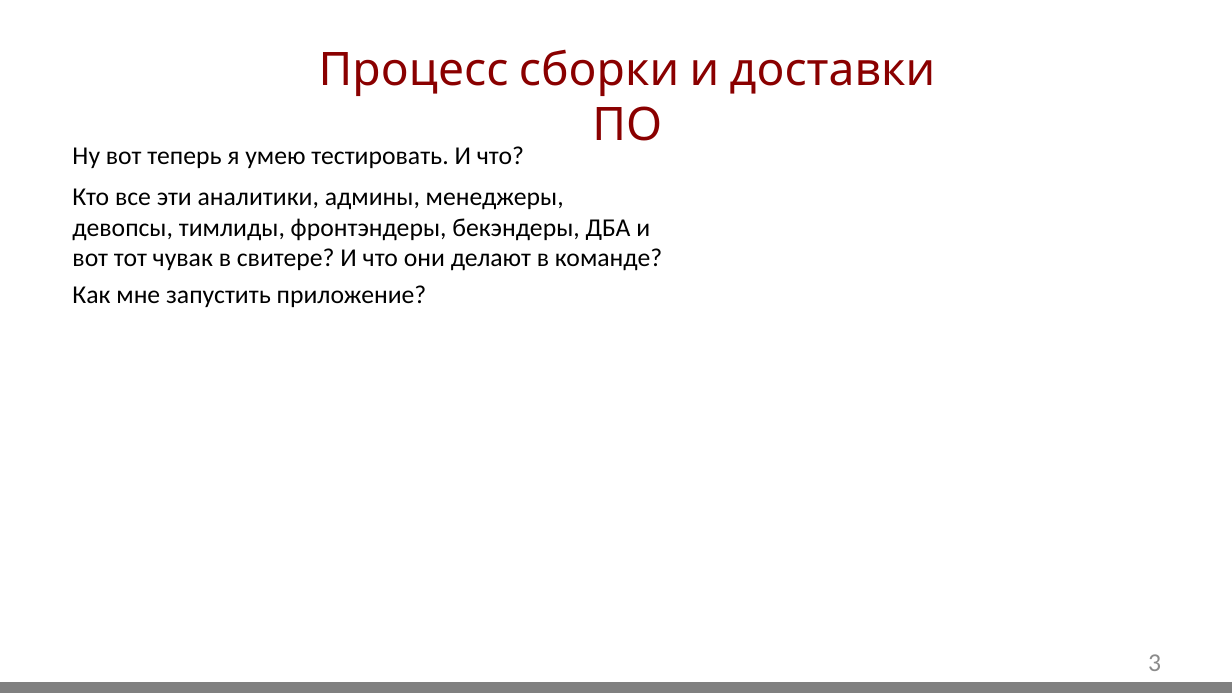
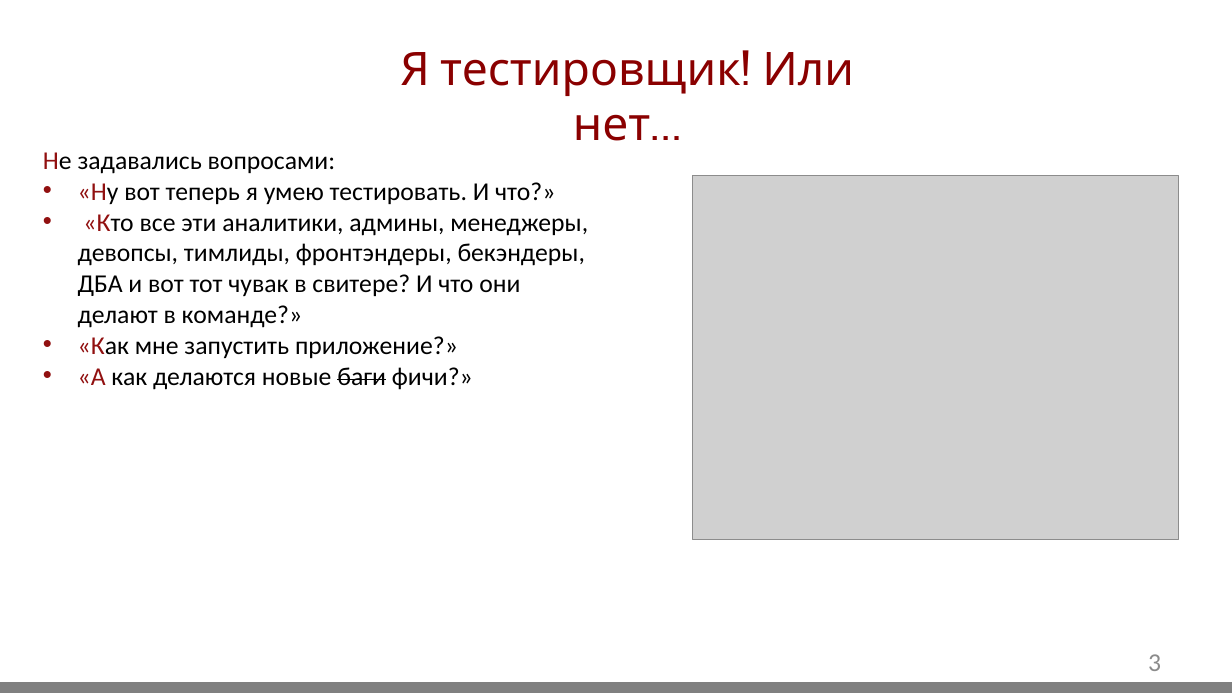
Before and after one commit to GidMaster/qa-courses, a slide deck: slide 3 of lection.pptx. Drawn at 1232x693 pixels with LibreOffice and Linux fonts; fonts in the diff are those of the drawing; grey boxes stand for pictures; background and template pictures are left out. Boxes give left, top, right and bottom in pixels: in the first picture for what was removed or moved away, otherwise in the second. Text is boxed around its words. In the diff, an @@ line names an element or a change of style, - is before the commit and + after.

Commit message:
Updated presentation

```diff
--- a/lection.pptx
+++ b/lection.pptx
@@ text at (400,52,854,141): text changed @@
-Процесс сборки и доставки ПО
+Я тестировщик! Или нет…
@@ text removed at (72,146,524,168) @@
-Ну вот теперь я умею тестировать. И что?
@@ text at (43,152,588,390): text changed @@
-Кто все эти аналитики, админы, менеджеры, девопсы, тимлиды, фронтэндеры, бекэндеры, ДБА и вот тот чувак в свитере? И что они делают в команде?
+Не задавались вопросами:
+• «Ну вот теперь я умею тестировать. И что?»
+• «Кто все эти аналитики, админы, менеджеры, девопсы, тимлиды, фронтэндеры, бекэндеры, ДБА и вот тот чувак в свитере? И что они делают в команде?»
+• «Как мне запустить приложение?»
+• «А как делаются новые баги фичи?»
@@ picture added at (692,176,1178,540) @@
@@ text removed at (72,285,427,307) @@
-Как мне запустить приложение?
```
Also in this commit, not shown: 11 other slides changed, 14 slides added, 4 slides removed.
